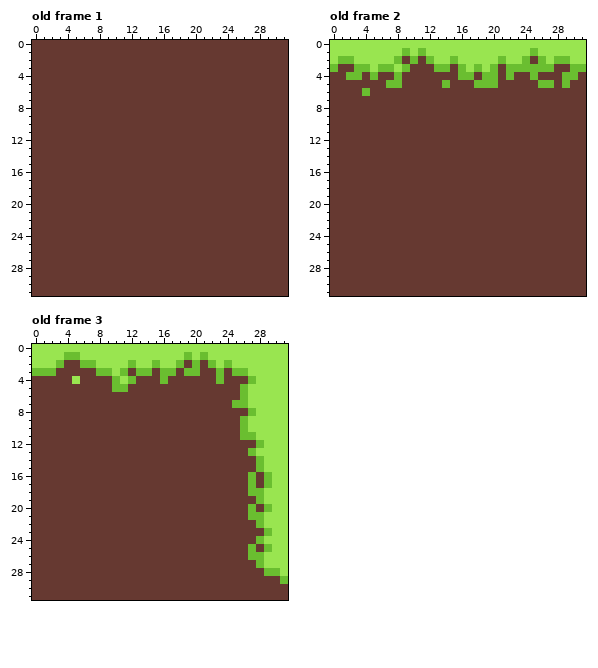
File history of a pixel-art file, art/ase files/grass-tileset.ase. The picture above is the old version.
32x32 pixels, 3 frames. Shown: old frame 1, old frame 2, old frame 3. The commit also changed other frames, which this record leaves out.
The result:
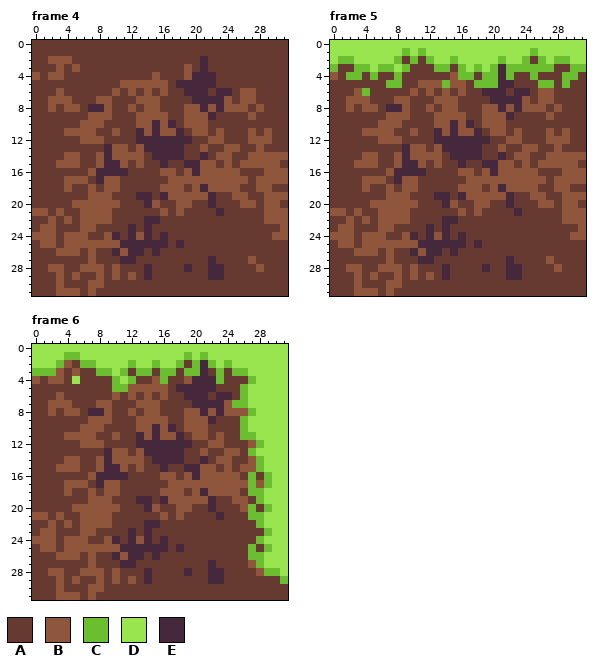
Palette (. is transparent): A #663931  B #8f563b  C #6abe30  D #99e550  E #45283c
A new or re-ordered frame is compared with the old frame closest to it.
Log entry: randomised tiles for the main menu
From old to new:
frames 3 -> 6
Changed rows in their new state; - is an unchanged pixel.
Frame 4 is new; against old frame 1, layer "Background":
first column x 0:
 2 --BBB----------------E----------
 3 ---B-B-------------B-E----------
 4 B-BB-----------B---BEEE---------
 5 -----------BBBBBB-EEEEE---------
 6 ---B------B-B-B-B--EEE-EE-BB----
 7 --BBB---BB---BBB----EEEEB-BB----
 8 --B-BB-EEB--B-BB---BBEBEBBB-B---
 9 -------BBB---BBBB--BBBE----B----
10 ------BBB----BBEBE-BBB----------
11 ----BBBB--B--EBEBBE-BB-B---B-B--
12 ------BBB----EEEEEEE--BB---BBB--
13 ---------EBB-BEEEEE--B--BB--B---
14 ----BB--BEBBBB-EEEE--E-BB--BBBBB
15 ---BBB--BEEB-B--E--EEBB-B-BBBBB-
16 -------BEEEE----BB-BEBBBBB---BBB
17 ----BBB-EBB------BBBBBBBBBB-BBBB
18 ----B--B-BB-----BBB-BEBBBB--BB--
19 -------BBB---EE-EBBBBBE--BB--BBB
20 -----BBBBBB---EB--BB--E---BB-BB-
21 BB-B--BBBB------B-B----E-----BBB
22 --B-B-BBBB----EE-------------BBB
23 -BB---BB----E-E----------------B
24 BBB-BBB--BE-EBE-E-------------BB
25 -BB-BBBBBBBEEEEEE-E-------------
26 ---BBB-B--EBEE-E----------------
27 -------B---EE---------E----B----
28 --BB--BBB-B---E----E--EE----B---
29 ---B-B--B-B-B-E-------EE--------
30 ---B---BB-----------------------
31 ---BBB-B------------------------
Frame 5 is new; against old frame 2, layer "Background":
first column x 0:
 3 ---------------------E----------
 4 B--------------B-----E----------
 5 -----------BBB-BB----EE---------
 6 ---B------B-B-B-B--EEE-EE-BB----
 7 --BBB---BB---BBB----EEEEB-BB----
 8 --B-BB-EEB--B-BB---BBEBEBBB-B---
 9 -------BBB---BBBB--BBBE----B----
10 ------BBB----BBEBE-BBB----------
11 ----BBBB--B--EBEBBE-BB-B---B-B--
12 ------BBB----EEEEEEE--BB---BBB--
13 ---------EBB-BEEEEE--B--BB--B---
14 ----BB--BEBBBB-EEEE--E-BB--BBBBB
15 ---BBB--BEEB-B--E--EEBB-B-BBBBB-
16 -------BEEEE----BB-BEBBBBB---BBB
17 ----BBB-EBB------BBBBBBBBBB-BBBB
18 ----B--B-BB-----BBB-BEBBBB--BB--
19 -------BBB---EE-EBBBBBE--BB--BBB
20 -----BBBBBB---EB--BB--E---BB-BB-
21 BB-B--BBBB------B-B----E-----BBB
22 --B-B-BBBB----EE-------------BBB
23 -BB---BB----E-E----------------B
24 BBB-BBB--BE-EBE-E-------------BB
25 -BB-BBBBBBBEEEEEE-E-------------
26 ---BBB-B--EBEE-E----------------
27 -------B---EE---------E----B----
28 --BB--BBB-B---E----E--EE----B---
29 ---B-B--B-B-B-E-------EE--------
30 ---B---BB-----------------------
31 ---BBB-B------------------------
Frame 6 is new; against old frame 3, layer "Background":
first column x 0:
 2 ----B----------------E-------
 3 ---B-B---------------E-------
 4 B-BB-----------B---BEEE------
 5 ------------BBBBB-EEEEE------
 6 ---B------B-B-B-B--EEE-EE----
 7 --BBB---BB---BBB----EEEEB----
 8 --B-BB-EEB--B-BB---BBEBEBBB--
 9 -------BBB---BBBB--BBBE------
10 ------BBB----BBEBE-BBB-------
11 ----BBBB--B--EBEBBE-BB-B-----
12 ------BBB----EEEEEEE--BB---B-
13 ---------EBB-BEEEEE--B--BB---
14 ----BB--BEBBBB-EEEE--E-BB--B-
15 ---BBB--BEEB-B--E--EEBB-B-BB-
16 -------BEEEE----BB-BEBBBBB---
17 ----BBB-EBB------BBBBBBBBBB-B
18 ----B--B-BB-----BBB-BEBBBB---
19 -------BBB---EE-EBBBBBE--BB--
20 -----BBBBBB---EB--BB--E---B--
21 BB-B--BBBB------B-B----E-----
22 --B-B-BBBB----EE-------------
23 -BB---BB----E-E--------------
24 BBB-BBB--BE-EBE-E------------
25 -BB-BBBBBBBEEEEEE-E----------
26 ---BBB-B--EBEE-E-------------
27 -------B---EE---------E----B-
28 --BB--BBB-B---E----E--EE----B
29 ---B-B--B-B-B-E-------EE-----
30 ---B---BB--------------------
31 ---BBB-B---------------------
Changed places in both pictures, as pixel boxes (x1, y1, x2, y2):
changed: (32, 56, 288, 296)
changed: (330, 64, 586, 296)
changed: (32, 360, 264, 600)
